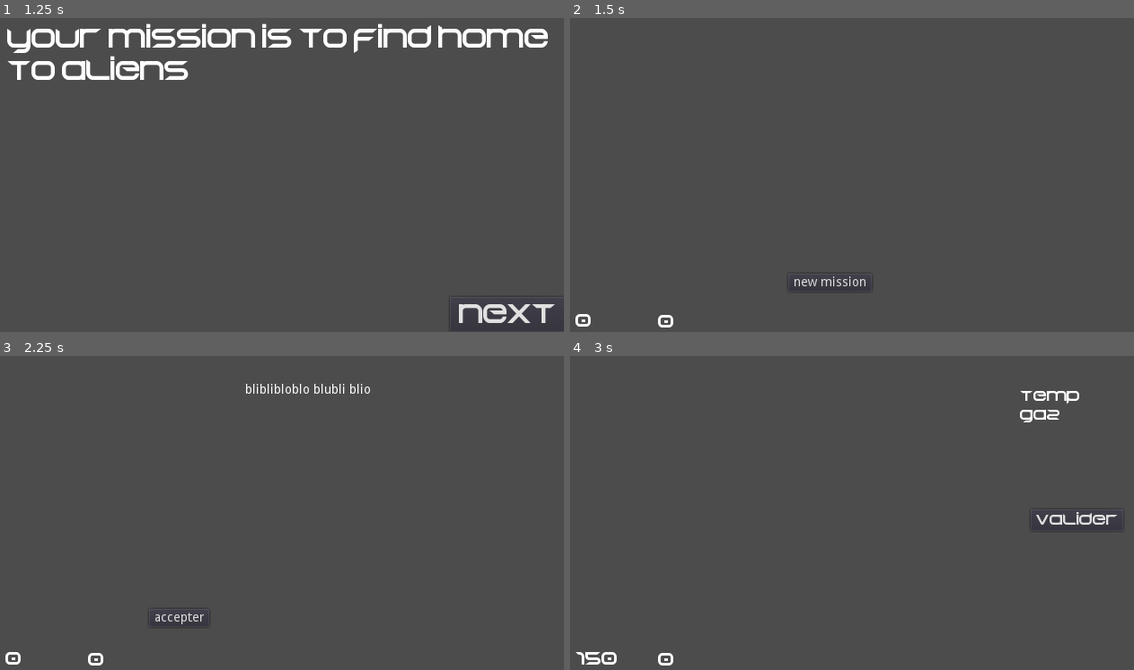
Above: before the commit, frames 1-4 (two rows, left to right).
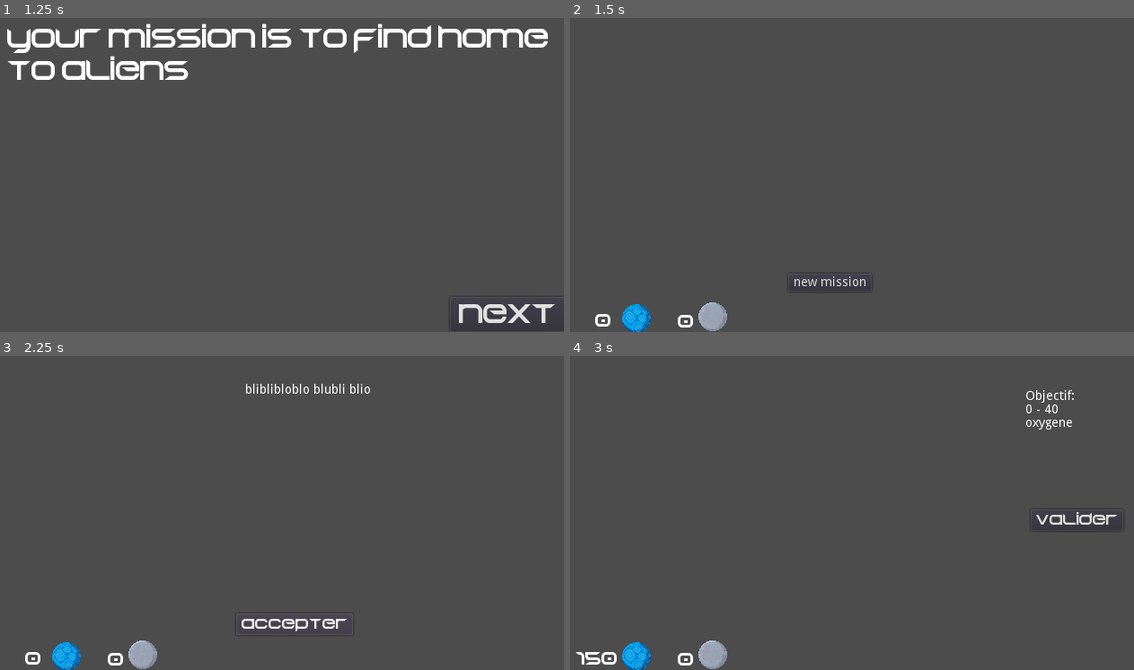
Above: after the commit, the same moments.

Repository: RyanHerb/-jubilant-octo-robot
Game: Godot game, scene res://Main.tscn
Two runs of this game, one before a commit and one after it. Both use one fixed random seed, a clock stepped at 60 frames per second and the inputs below.
Inputs:
- Up to frame 1 (1.25 s): click "start" at 0.5 s
- Up to frame 2 (1.5 s): click "next" at 1.25 s
- Up to frame 3 (2.25 s): click "new mission" at 2 s
- Up to frame 4 (3 s): click "accepter" at 2.75 s

Frame 1 is identical in both runs. In frame 2, 1.0% of the frame differs, in the area x 0-28%, y 90-100%; in frame 3, 1.5%, in the area x 0-63%, y 81-100%; in frame 4, 1.4%.

Commit message:
Resume mission en cours
et reorga des functions

Diff:
--- a/HUDBureau.gd
+++ b/HUDBureau.gd
@@ -9,58 +9,75 @@
 
 func _ready():
 	$AffichMissionButton.show()
-	$Money.show()
-	$Prestige.show()
+	show_money_prestige()
 	start_game()
 
-func hide_all():
-	$AffichMissionButton.hide()
-	$Money.hide()
-	$Prestige.hide()
-	$RecapMission.hide()
-	$FinishMissionButton.hide()
-	$Fin.hide()
-	$NewMission.hide()
-
-#func miniature_mission():
-	#$RecapMission.text = str($Mission.max_temperature)
-	#comment construir le text ???
-#affiche aussi le pourcentage de finition de la mission
-
-func show_interface():
-	$Money.show()
-	$Prestige.show()
 
 func start_game():
 	pass
 
 func end_game():
 	$Fin.show()
+	hide_money_prestige()
 
 func new_mission():
 	$NewMission.show()
 
+func mission_validated(mission):
+	$Objectifs.show()
+	$FinishMissionButton.show()
+	update_money(mission.get_budget())
+	$Objectifs.clear()
+	$Objectifs.add_text("Objectif:\n")
+	$Objectifs.add_text(str(mission.get_min_tmp()))
+	$Objectifs.add_text(" - ")
+	$Objectifs.add_text(str(mission.get_max_tmp()))
+	$Objectifs.add_text("\n")
+	$Objectifs.add_text(mission.get_gaz())
+
+
 func update_money(somme):
 	$Money.text = str(int($Money.text) + somme)
 
-func mission_validated(mission):
-	$RecapMission.show()
-	$FinishMissionButton.show()
-	update_money(mission.get_budget())
-	#ajouter budget à Money
+func update_prestige():
+	$Prestige.text = str(int($Prestige.text)+ 1)
+
+
+func hide_all():
+	$AffichMissionButton.hide()
+	hide_money_prestige()
+	$Objectifs.hide()
+	$FinishMissionButton.hide()
+	$Fin.hide()
+	$NewMission.hide()
+
+func show_interface():
+	show_money_prestige()
+
+func show_money_prestige():
+	$Money.show()
+	$SymboleMoney.show()
+	$Prestige.show()
+	$SymbolePrestige.show()
+
+func hide_money_prestige():
+	$Money.hide()
+	$SymboleMoney.hide()
+	$Prestige.hide()
+	$SymbolePrestige.hide()
+
 
 
 func _on_FinishMissionButton_pressed():
 	$FinishMissionButton.hide()
-	$RecapMission.hide()
+	$Objectifs.hide()
+	update_prestige()
 	emit_signal("mission_finished")
-
 
 func _on_AffichMissionButton_pressed():
 	$AffichMissionButton.hide()
 	emit_signal("see_mission")
 
-
 func _on_NewMission_pressed():
 	$NewMission.hide()
 	emit_signal("see_missionIntro")
--- a/HUDBureau.tscn
+++ b/HUDBureau.tscn
@@ -1,10 +1,9 @@
-[gd_scene load_steps=9 format=2]
+[gd_scene load_steps=11 format=2]
 
 [ext_resource path="res://assets/Begok v15_2015___free.ttf" type="DynamicFontData" id=1]
 [ext_resource path="res://HUDBureau.gd" type="Script" id=2]
-
-[sub_resource type="DynamicFont" id=8]
-font_data = ExtResource( 1 )
+[ext_resource path="res://assets/planets/grey2.png" type="Texture" id=3]
+[ext_resource path="res://assets/planets/blue.png" type="Texture" id=4]
 
 [sub_resource type="DynamicFont" id=9]
 font_data = ExtResource( 1 )
@@ -24,21 +23,11 @@
 size = 35
 font_data = ExtResource( 1 )
 
+[sub_resource type="DynamicFont" id=12]
+font_data = ExtResource( 1 )
+
 [node name="HUDBureau" type="Node2D"]
 script = ExtResource( 2 )
-
-[node name="RecapMission" type="Label" parent="."]
-margin_left = 513.0
-margin_top = 46.0
-margin_right = 631.0
-margin_bottom = 127.0
-custom_fonts/font = SubResource( 8 )
-text = "temp :
-gaz :"
-__meta__ = {
-"_edit_group_": true,
-"_edit_use_anchors_": false
-}
 
 [node name="AffichMissionButton" type="Button" parent="."]
 anchor_left = 1.0
@@ -63,6 +52,7 @@
 margin_bottom = 359.0
 custom_fonts/font = SubResource( 10 )
 text = "0"
+align = 2
 __meta__ = {
 "_edit_group_": true,
 "_edit_use_anchors_": false
@@ -75,6 +65,7 @@
 margin_bottom = 360.0
 custom_fonts/font = SubResource( 5 )
 text = "0"
+align = 2
 __meta__ = {
 "_edit_group_": true
 }
@@ -120,6 +111,31 @@
 "_edit_group_": true,
 "_edit_use_anchors_": false
 }
+
+[node name="SymboleMoney" type="Sprite" parent="."]
+position = Vector2( 86, 345 )
+texture = ExtResource( 4 )
+__meta__ = {
+"_edit_group_": true
+}
+
+[node name="SymbolePrestige" type="Sprite" parent="."]
+position = Vector2( 171, 343 )
+texture = ExtResource( 3 )
+__meta__ = {
+"_edit_group_": true
+}
+
+[node name="Objectifs" type="RichTextLabel" parent="."]
+margin_left = 519.0
+margin_top = 48.0
+margin_right = 621.0
+margin_bottom = 110.0
+custom_fonts/mono_font = SubResource( 12 )
+text = "objectif"
+__meta__ = {
+"_edit_use_anchors_": false
+}
 [connection signal="pressed" from="AffichMissionButton" to="." method="_on_AffichMissionButton_pressed"]
 [connection signal="pressed" from="FinishMissionButton" to="." method="_on_FinishMissionButton_pressed"]
 [connection signal="pressed" from="NewMission" to="." method="_on_NewMission_pressed"]
--- a/Mission.gd
+++ b/Mission.gd
@@ -61,6 +61,15 @@
 func get_desc():
 	return $Description.text
 
+func get_min_tmp():
+	return min_temperature
+
+func get_max_tmp():
+	return max_temperature
+
+func get_gaz():
+	return atmosphere
+
 func get_budget():
 	return budget
 
--- a/Mission.tscn
+++ b/Mission.tscn
@@ -1,6 +1,10 @@
-[gd_scene load_steps=2 format=2]
+[gd_scene load_steps=4 format=2]
 
 [ext_resource path="res://Mission.gd" type="Script" id=1]
+[ext_resource path="res://assets/Begok v15_2015___free.ttf" type="DynamicFontData" id=2]
+
+[sub_resource type="DynamicFont" id=1]
+font_data = ExtResource( 2 )
 
 [node name="Mission" type="Node2D"]
 script = ExtResource( 1 )
@@ -11,10 +15,15 @@
 }
 
 [node name="Accepter" type="Button" parent="."]
-margin_left = 178.0
-margin_top = 292.0
-margin_right = 245.0
-margin_bottom = 312.0
+anchor_left = 0.5
+anchor_top = 1.0
+anchor_right = 0.5
+anchor_bottom = 1.0
+margin_left = 274.5
+margin_top = 297.0
+margin_right = 341.5
+margin_bottom = 317.0
+custom_fonts/font = SubResource( 1 )
 text = "accepter"
 __meta__ = {
 "_edit_group_": true,
@@ -22,10 +31,10 @@
 }
 
 [node name="Refuser" type="Button" parent="."]
-margin_left = 362.0
-margin_top = 296.0
-margin_right = 419.0
-margin_bottom = 316.0
+margin_left = 449.0
+margin_top = 301.0
+margin_right = 506.0
+margin_bottom = 321.0
 text = "refuser"
 __meta__ = {
 "_edit_group_": true,
Not shown, added: assets/backgrounds/bg_star_system_empty.png.import
Not shown, added: assets/backgrounds/bg_star_system_layers_flattened.png.import
Not shown, added: assets/backgrounds/bg_star_system_stars_layers1.png.import
Not shown, added: assets/backgrounds/bg_star_system_stars_layers2.png.import
Not shown, added: assets/tileset_ui_32x32/tileset_ui_32x32_01.png.import
Not shown, added: assets/tileset_ui_32x32/tileset_ui_32x32_02.png.import
Not shown, added: assets/tileset_ui_32x32/tileset_ui_32x32_03.png.import
Not shown, added: assets/tileset_ui_32x32/tileset_ui_32x32_04.png.import
